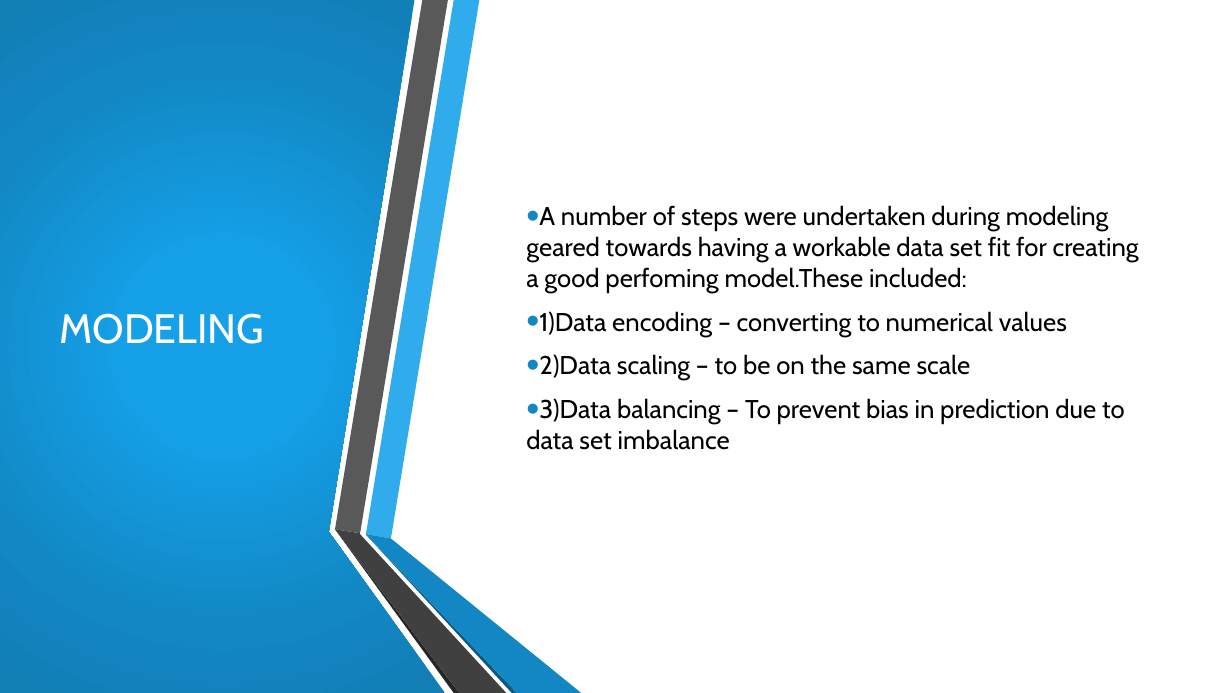
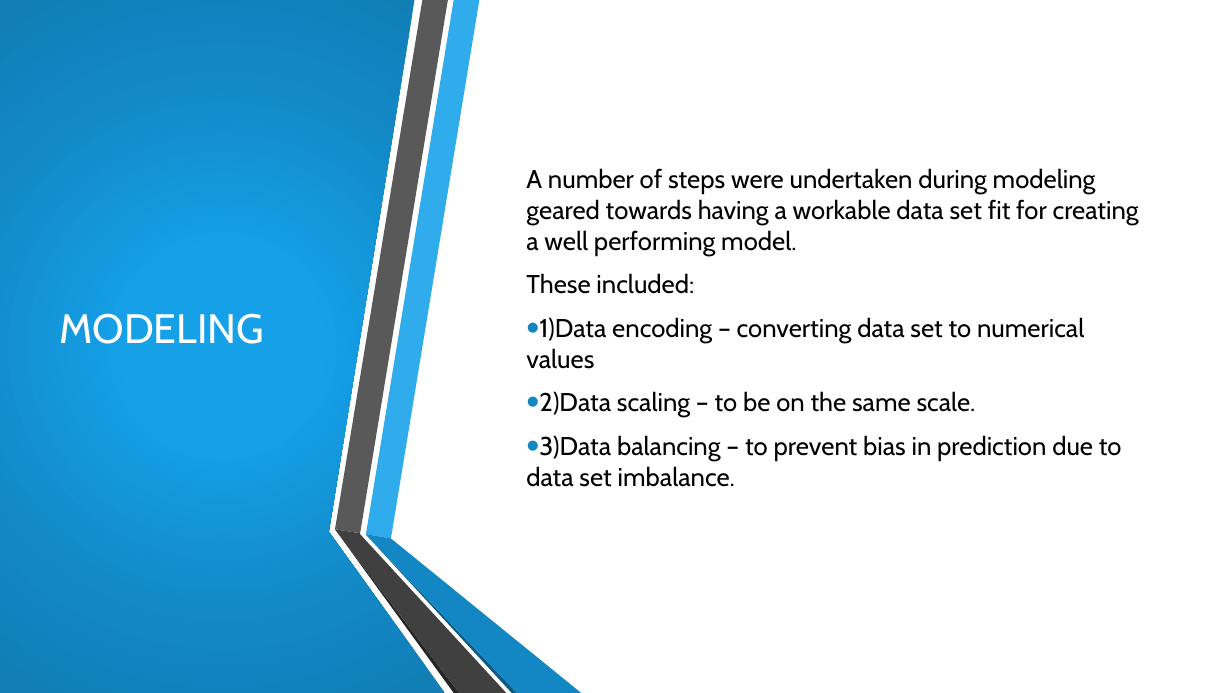
Before and after one commit to Ivet566/PHASE-3-PROJECT, a slide deck: slide 6 of Ivet Buyaki_powerpoint .pptx. Drawn at 1232x693 pixels with LibreOffice and Linux fonts; fonts in the diff are those of the drawing; background and template pictures are left out. Boxes give left, top, right and bottom in pixels: in the first picture for what was removed or moved away, otherwise in the second. Text is boxed around its words. In the diff, an @@ line names an element or a change of style, - is before the commit and + after.

```diff
--- a/Ivet Buyaki_powerpoint .pptx
+++ b/Ivet Buyaki_powerpoint .pptx
@@ text at (526, 168, 1139, 487): text changed @@
-• A number of steps were undertaken during modeling geared towards having a workable data set fit for creating a good perfoming model.These included:
-• 1)Data encoding – converting to numerical values
-• 2)Data scaling – to be on the same scale
-• 3)Data balancing – To prevent bias in prediction due to data set imbalance
+A number of steps were undertaken during modeling geared towards having a workable data set fit for creating a well performing model.
+These included:
+• 1)Data encoding – converting data set to numerical values
+• 2)Data scaling – to be on the same scale.
+• 3)Data balancing – to prevent bias in prediction due to data set imbalance.
```
Also in this commit, not shown: 7 other slides changed, 4 other files.
